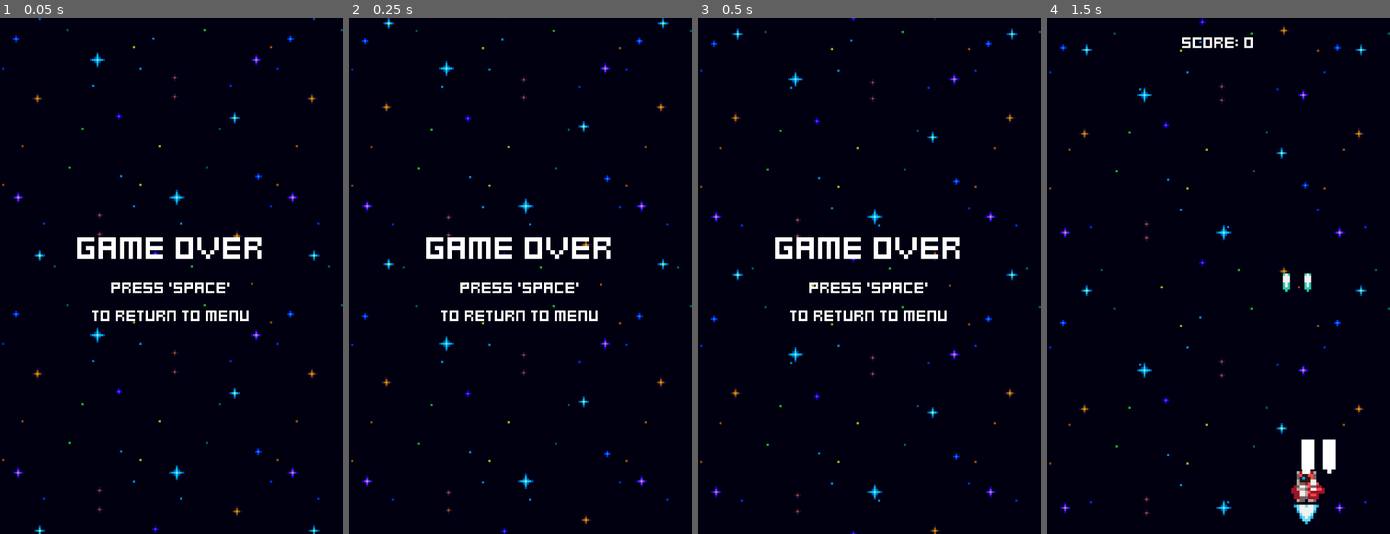
Above: before the commit, frames 1-4 (left to right).
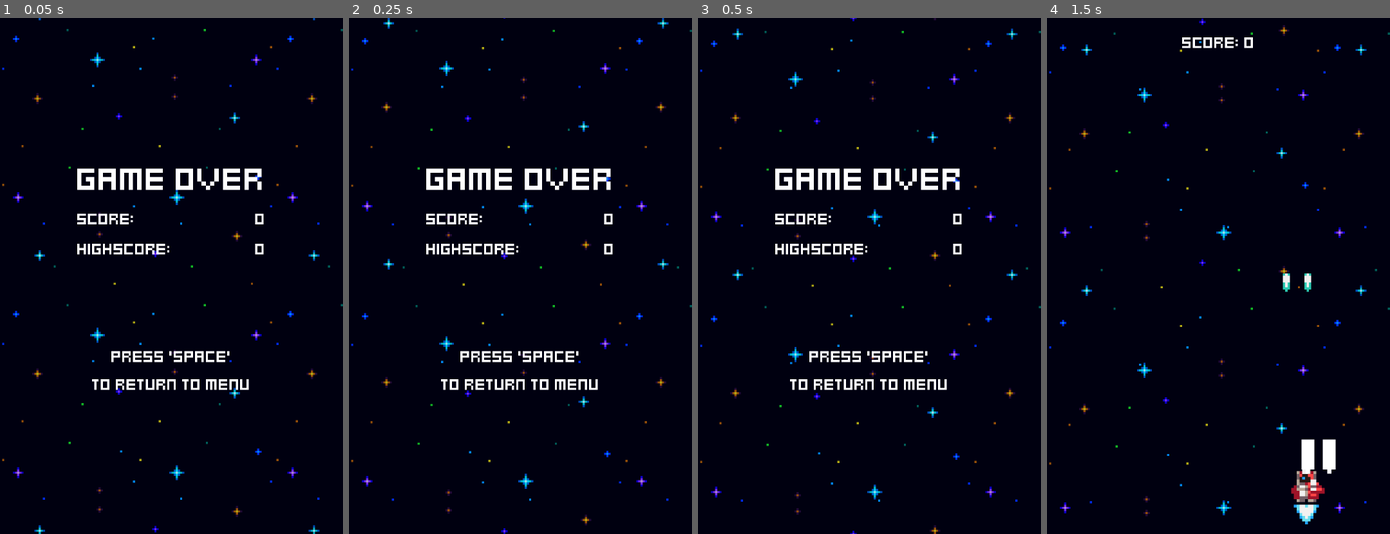
Above: after the commit, the same moments.

Repository: shizuokalol/space-shooter
Game: Godot game, scene res://menus/game_over.tscn
Two runs of this game, one before a commit and one after it. Both use one fixed random seed, a clock stepped at 60 frames per second and the inputs below. This scene is started directly instead of the project's main scene.
Inputs:
- Up to frame 1 (0.05 s): no input
- Up to frame 2 (0.25 s): no input
- Up to frame 3 (0.5 s): no input
- Up to frame 4 (1.5 s): tap Space at 0.5 s; hold Right (ui_right) 0.53-1.28 s; tap Enter (ui_accept) at 0.6, 0.77, 1.07, 1.35 s; hold Left (ui_left) from 1.28 s (still down)

The runs differ from the first frame. In frame 1, 4.6% of the frame differs, in the area x 22-77%, y 29-73%; in frame 2, 4.6%; in frame 3, 4.6%; in frame 4, nothing differs.

Commit message:
Create game over score and highscore

Diff:
--- a/menus/game_over.gd
+++ b/menus/game_over.gd
@@ -1,6 +1,20 @@
 extends Control
+
+@export var game_stats: GameStats
+
+@onready var score_value_label: Label = %ScoreValueLabel
+@onready var highscore_value_label: Label = %HighscoreValueLabel
+
+
+func _ready() -> void:
+	if game_stats.score > game_stats.high_score:
+		game_stats.high_score = game_stats.score
+
+	score_value_label.text = str(game_stats.score)
+	highscore_value_label.text = str(game_stats.high_score)
 
 
 func _process(_delta: float) -> void:
 	if Input.is_action_just_pressed("ui_accept"):
+		game_stats.score = 0
 		get_tree().change_scene_to_file("res://menus/menu.tscn")
--- a/menus/game_over.tscn
+++ b/menus/game_over.tscn
@@ -2,6 +2,7 @@
 
 [ext_resource type="Script" uid="uid://bcc8o73op7qbm" path="res://menus/game_over.gd" id="1_hl86a"]
 [ext_resource type="PackedScene" uid="uid://dtfohg0riadya" path="res://effects/space_background.tscn" id="1_v8xbx"]
+[ext_resource type="Resource" uid="uid://dtulsvd0rov7l" path="res://game_stats.tres" id="2_a6cs8"]
 [ext_resource type="LabelSettings" uid="uid://k56khlyigcfv" path="res://assets/fonts/title_label_settings.tres" id="2_mq8lb"]
 [ext_resource type="LabelSettings" uid="uid://dpq42aw2aw6qw" path="res://assets/fonts/default_label_settings.tres" id="3_slp2k"]
 
@@ -13,6 +14,7 @@
 grow_horizontal = 2
 grow_vertical = 2
 script = ExtResource("1_hl86a")
+game_stats = ExtResource("2_a6cs8")
 
 [node name="SpaceBackground" parent="." unique_id=1724865826 instance=ExtResource("1_v8xbx")]
 
@@ -33,6 +35,40 @@
 label_settings = ExtResource("2_mq8lb")
 horizontal_alignment = 1
 
+[node name="ScoreHBoxContainer" type="HBoxContainer" parent="CenterContainer/VBoxContainer" unique_id=533131972]
+layout_mode = 2
+
+[node name="ScoreLabel" type="Label" parent="CenterContainer/VBoxContainer/ScoreHBoxContainer" unique_id=1005536694]
+layout_mode = 2
+size_flags_horizontal = 3
+text = "Score:"
+label_settings = ExtResource("3_slp2k")
+
+[node name="ScoreValueLabel" type="Label" parent="CenterContainer/VBoxContainer/ScoreHBoxContainer" unique_id=2052922750]
+unique_name_in_owner = true
+layout_mode = 2
+text = "0"
+label_settings = ExtResource("3_slp2k")
+
+[node name="HighscoreHBoxContainer" type="HBoxContainer" parent="CenterContainer/VBoxContainer" unique_id=879978422]
+layout_mode = 2
+
+[node name="HighscoreLabel" type="Label" parent="CenterContainer/VBoxContainer/HighscoreHBoxContainer" unique_id=1326803529]
+layout_mode = 2
+size_flags_horizontal = 3
+text = "Highscore:"
+label_settings = ExtResource("3_slp2k")
+
+[node name="HighscoreValueLabel" type="Label" parent="CenterContainer/VBoxContainer/HighscoreHBoxContainer" unique_id=1899595419]
+unique_name_in_owner = true
+layout_mode = 2
+text = "0"
+label_settings = ExtResource("3_slp2k")
+
+[node name="Space" type="Control" parent="CenterContainer/VBoxContainer" unique_id=1153651481]
+custom_minimum_size = Vector2(0, 32)
+layout_mode = 2
+
 [node name="MenuLabel" type="Label" parent="CenterContainer/VBoxContainer" unique_id=63814014]
 layout_mode = 2
 text = "Press 'Space'
